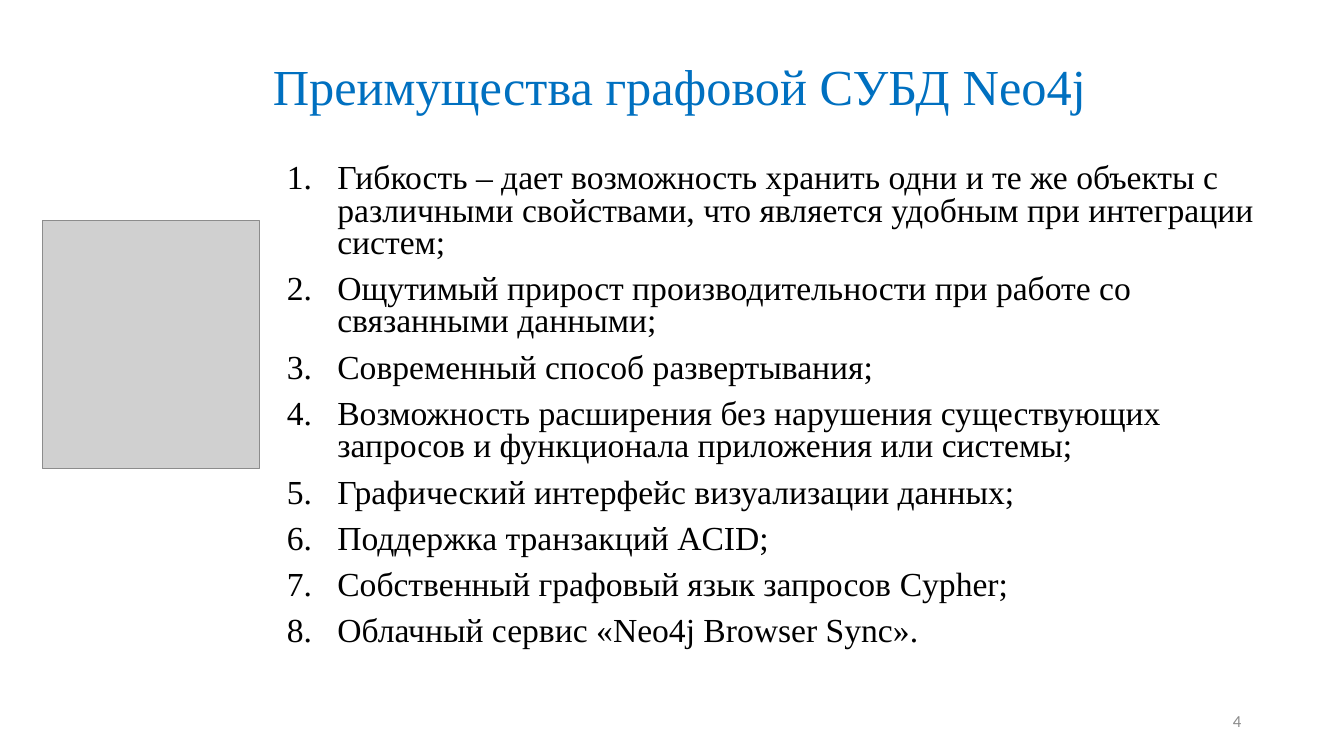
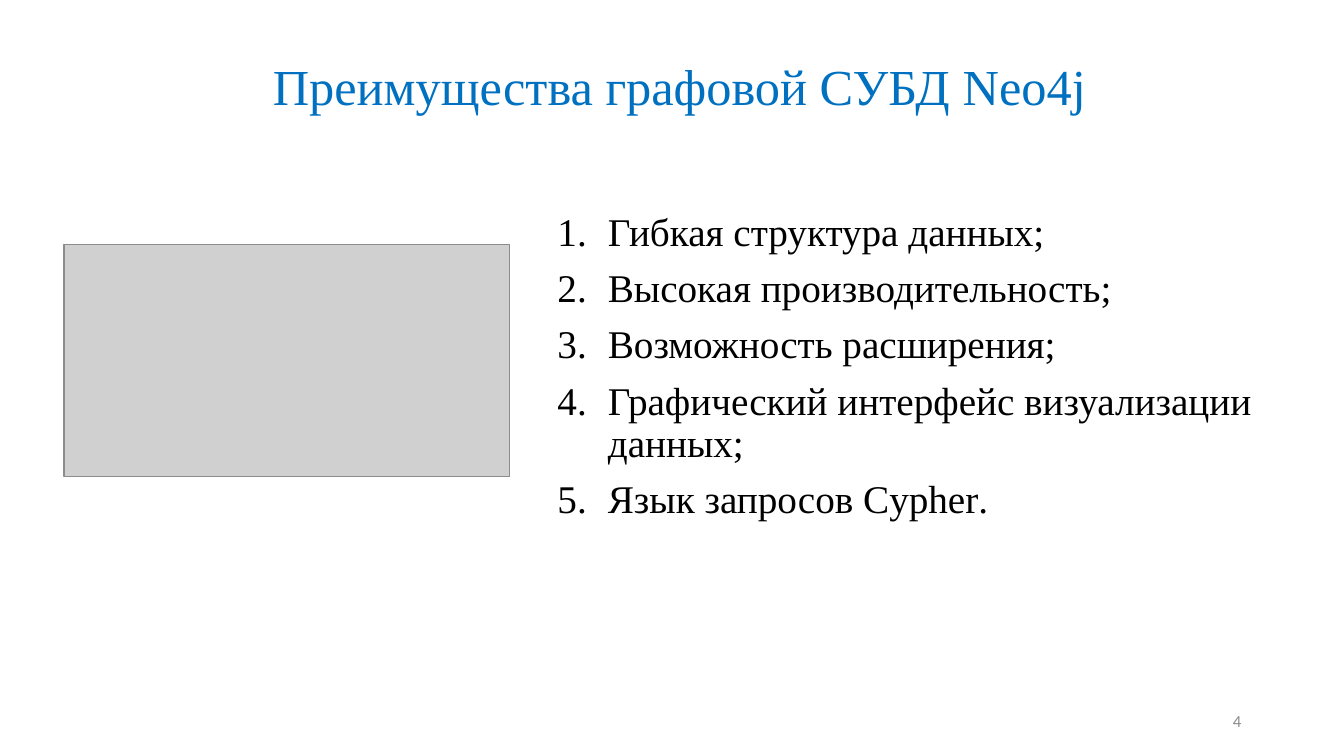
Before and after one commit to Maglus/-2017, a slide deck: slide 4 of Презентация ВКР2017.pptx. Drawn at 1344x756 pixels with LibreOffice and Linux fonts; fonts in the diff are those of the drawing; grey boxes stand for pictures. Boxes give left, top, right and bottom in pixels: in the first picture for what was removed or moved away, otherwise in the second. Text is boxed around its words. In the diff, an @@ line names an element or a change of style, - is before the commit and + after.

Commit message:
update

```diff
--- a/Презентация ВКР2017.pptx
+++ b/Презентация ВКР2017.pptx
@@ text "Гибкая структура данных;": place and size @@
-text "Гибкая структура данных;" at [337,165,1253,649]
+text "Гибкая структура данных;" at [608,218,1251,521]
@@ picture removed at [42,221,259,469] @@
@@ text at [608,218,1112,366]: text changed; size 24 to 28 pt @@
-1. Гибкость – дает возможность хранить одни и те же объекты с различными свойствами, что является удобным при интеграции систем;
-2. Ощутимый прирост производительности при работе со связанными данными;
-3. Современный способ развертывания;
-4. Возможность расширения без нарушения существующих запросов и функционала приложения или системы;
+1. Гибкая структура данных;
+2. Высокая производительность;
+3. Возможность расширения;
@@ picture added at [64,244,509,476] @@
@@ text at [608,387,1251,465]: size 24 to 28 pt in "Графический интерфейс визуализации данных;"; line spacing 0.8 to 0.9 @@
@@ text at [608,485,988,521]: text changed; size 24 to 28 pt @@
-6. Поддержка транзакций ACID;
-7. Собственный графовый язык запросов Cypher;
-8. Облачный сервис «Neo4j Browser Sync».
+5. Язык запросов Cypher.
```
Also in this commit, not shown: 5 other slides changed, 1 slide added, 1 slide removed.
